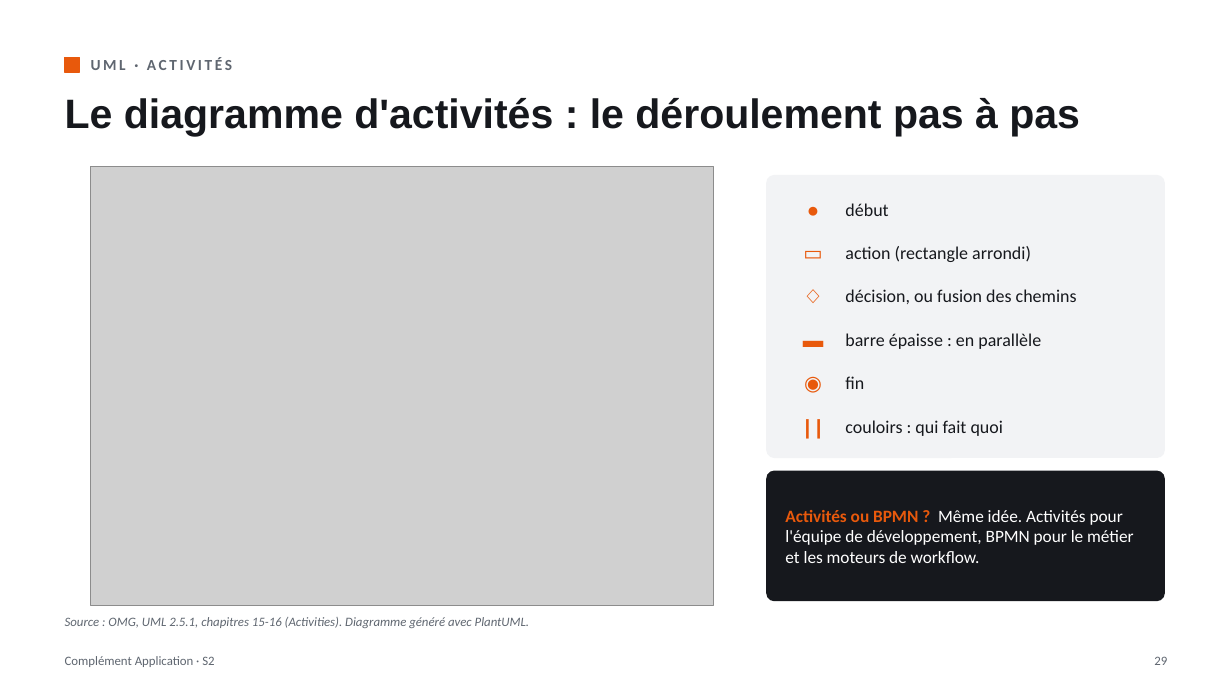
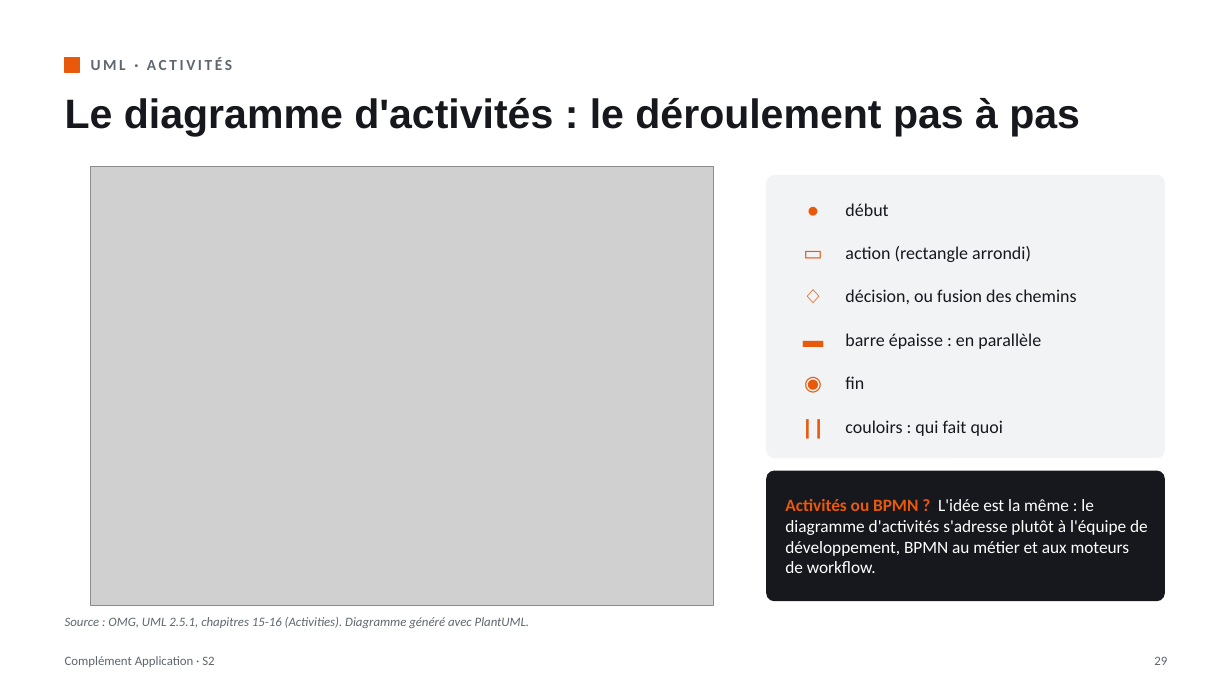
Before and after one commit to lle-condorcet/condorcet-2027, a slide deck: slide 29 of slides/20260930_LLE_CA_S02.pptx. Drawn at 1232x693 pixels with LibreOffice and Linux fonts; fonts in the diff are those of the drawing; grey boxes stand for pictures. Boxes give left, top, right and bottom in pixels: in the first picture for what was removed or moved away, otherwise in the second. Text is boxed around its words. In the diff, an @@ line names an element or a change of style, - is before the commit and + after.

```diff
--- a/slides/20260930_LLE_CA_S02.pptx
+++ b/slides/20260930_LLE_CA_S02.pptx
@@ text at box(785, 499, 1148, 573): text changed @@
-Activités ou BPMN ? Même idée. Activités pour l'équipe de développement, BPMN pour le métier et les moteurs de workflow.
+Activités ou BPMN ? L'idée est la même : le diagramme d'activités s'adresse plutôt à l'équipe de développement, BPMN au métier et aux moteurs de workflow.
```
Also in this commit, not shown: 12 other slides changed, 2 other files.
